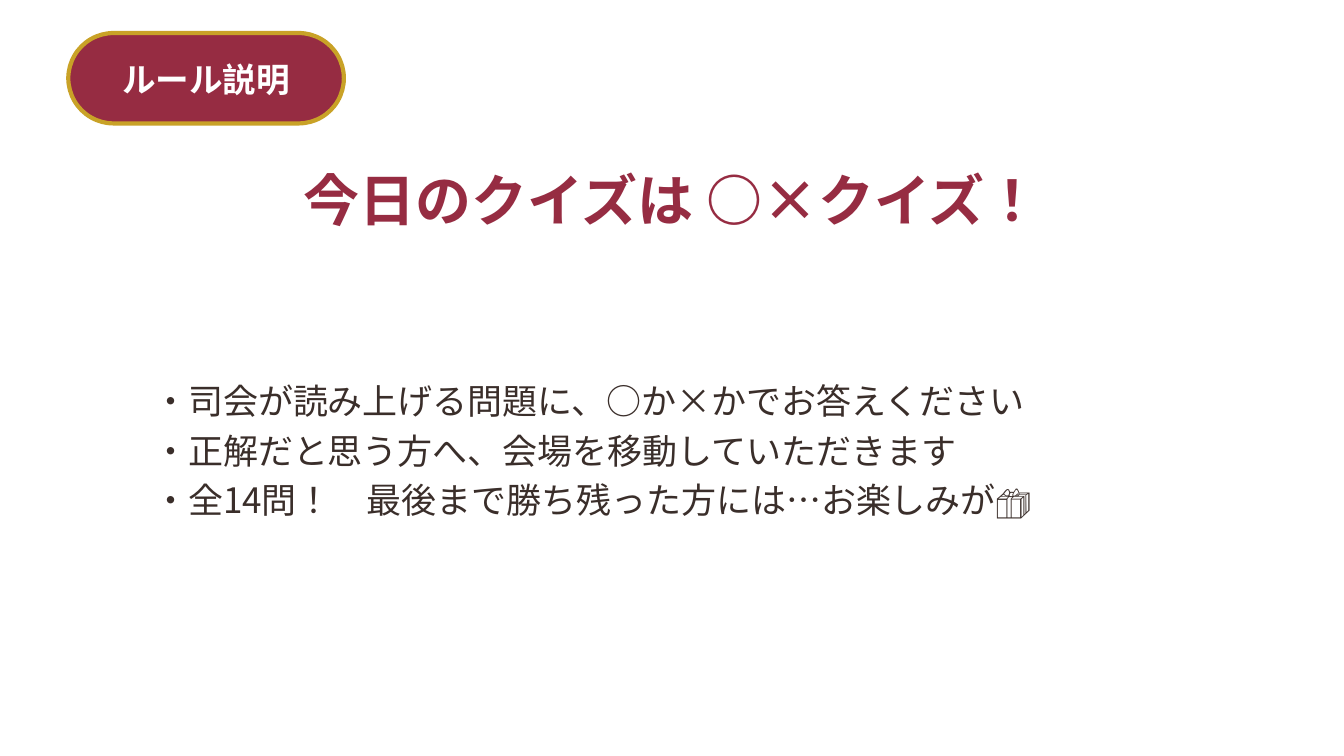
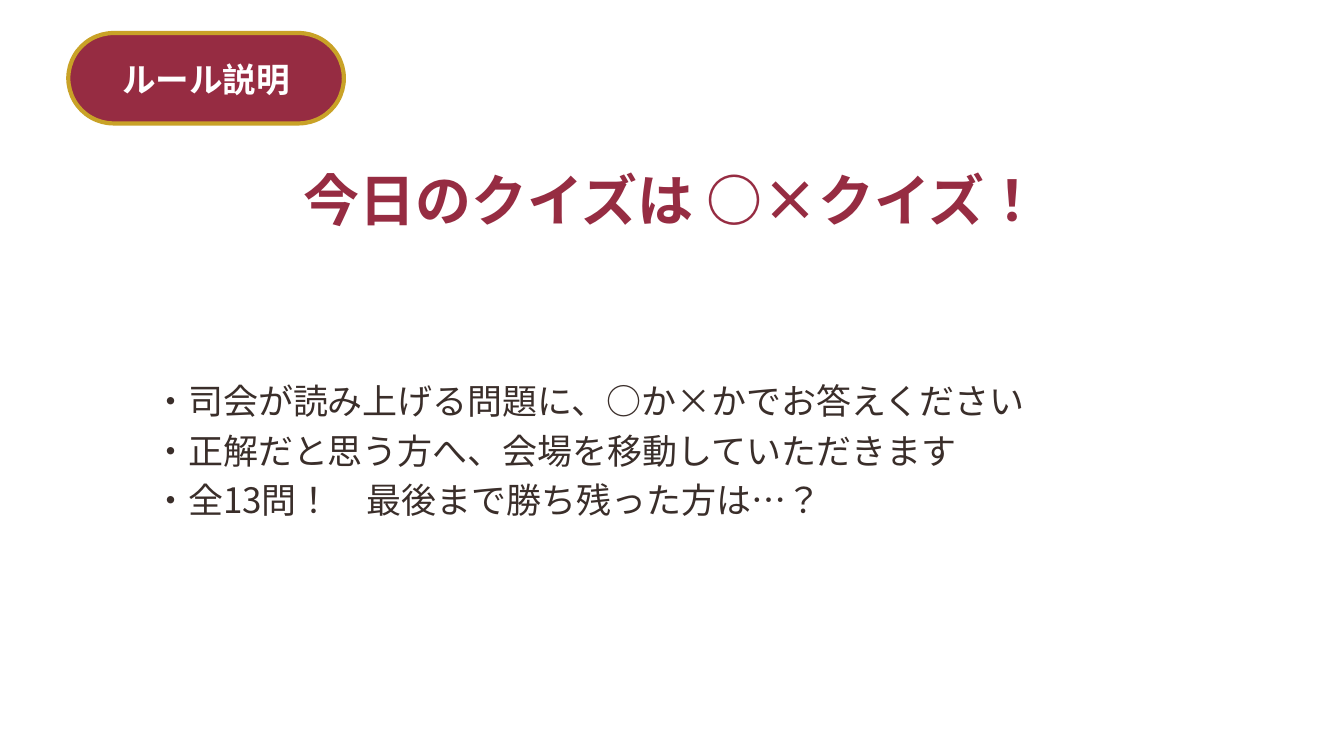
Before and after one commit to st01ohn03-coder/simple-alarm, a slide deck: slide 2 of wedding-deck/build/結婚式_マルバツクイズ＆ビンゴ.pptx. Drawn at 1344x756 pixels with LibreOffice and Linux fonts; fonts in the diff are those of the drawing; background and template pictures are left out. Boxes give left, top, right and bottom in pixels: in the first picture for what was removed or moved away, otherwise in the second. Text is boxed around its words. In the diff, an @@ line names an element or a change of style, - is before the commit and + after.

```diff
--- a/wedding-deck/build/結婚式_マルバツクイズ＆ビンゴ.pptx
+++ b/wedding-deck/build/結婚式_マルバツクイズ＆ビンゴ.pptx
@@ text at bbox=[153, 483, 821, 516]: text changed @@
-・全14問！ 最後まで勝ち残った方には…お楽しみが🎁
+・全13問！ 最後まで勝ち残った方は…？
```
Also in this commit, not shown: 10 other slides changed, 1 slide added, 3 slides removed, 16 other files.
